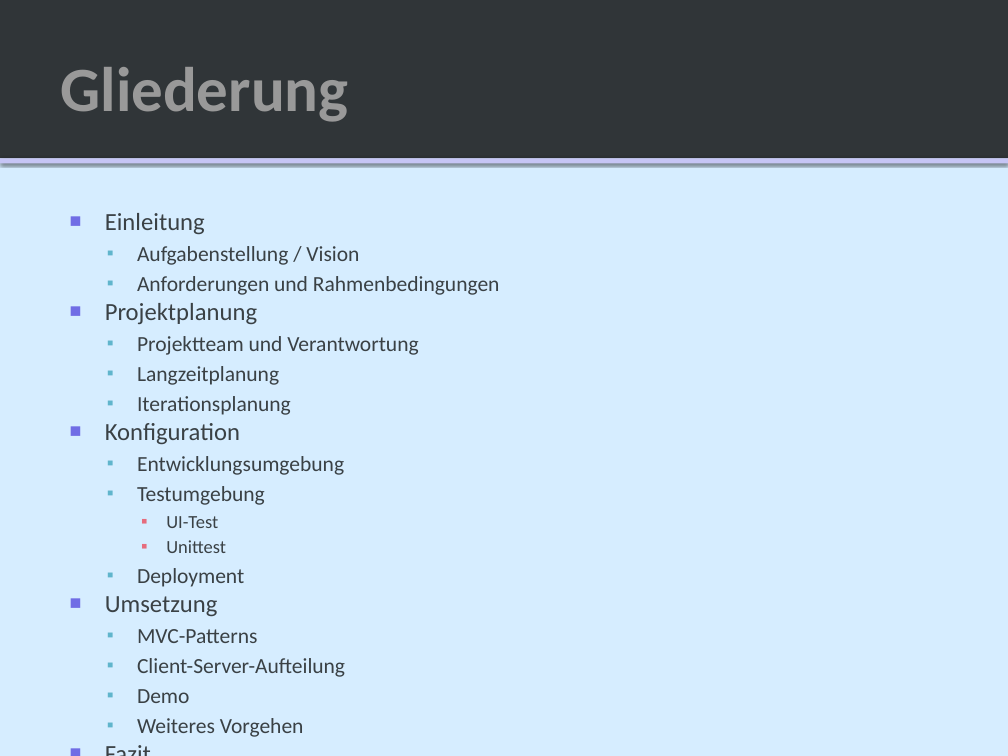
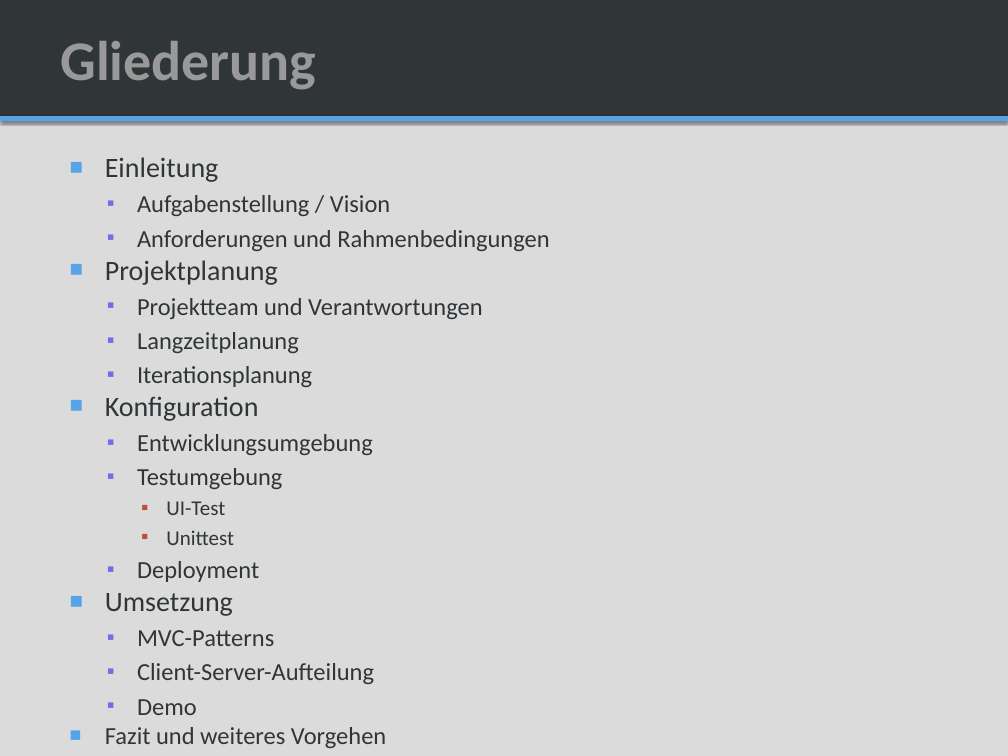
Before and after one commit to SAS-Systems/Unveiled-Documentation, a slide deck: slide 3 of Unveiled_MidtermPresentation.pptx (slide 2 before the commit). Drawn at 1008x756 pixels with LibreOffice and Linux fonts; fonts in the diff are those of the drawing; background and template pictures are left out. Boxes give left, top, right and bottom in pixels: in the first picture for what was removed or moved away, otherwise in the second. Text is boxed around its words. In the diff, an @@ line names an element or a change of style, - is before the commit and + after.

Commit message:
changed master layout and created example slides & also apportionment of the slides

```diff
--- a/Unveiled_MidtermPresentation.pptx
+++ b/Unveiled_MidtermPresentation.pptx
@@ background #D6EDFF to #DBDBDB @@
@@ rectangle: place and size @@
-rectangle at box(0, 0, 1008, 158)
+rectangle at box(0, 0, 1008, 116)
@@ title "Gliederung": place and size @@
-title "Gliederung" at box(60, 67, 348, 122)
+title "Gliederung" at box(60, 41, 316, 90)
@@ title "Gliederung" at box(60, 41, 316, 90): size 45 to 40 pt @@
@@ rectangle: place and size @@
-rectangle at box(0, 158, 1008, 163)
+rectangle at box(0, 116, 1008, 121)
@@ rectangle at box(0, 116, 1008, 121): fill #C6C5F5 to #57A3E8 @@
@@ text "Einleitung": place and size @@
-text "Einleitung" at box(105, 213, 500, 737)
+text "Einleitung" at box(105, 157, 549, 748)
@@ text at box(105, 157, 549, 715): size 17.6 to 20 pt in "Einleitung", "Projektplanung", "Konfiguration", "Umsetzung"; text colour #3A4145 to #303538 in "Einleitung", "Aufgabenstellung / Vision", "Anforderungen und Rahmenbedingungen", "Projektplanung" and 12 more places; size 15.4 to 17.5 pt in "Aufgabenstellung / Vision", "Anforderungen und Rahmenbedingungen", "Langzeitplanung", "Iterationsplanung" and 6 more places; size 13.2 to 15 pt in "UI-Test", "Unittest"; bullet colour #706DE5 to #57A3E8; bullet colour #60B5CC to #706DE5; bullet colour #E66C7D to #BD4F3C @@
@@ text at box(137, 298, 482, 319): text changed; size 15.4 to 17.5 pt; text colour #3A4145 to #303538 @@
-  ▪ Projektteam und Verantwortung
+  ▪ Projektteam und Verantwortungen
@@ text at box(105, 727, 386, 748): text changed; size 15.4 to 17.5 pt; text colour #3A4145 to #303538 @@
-  ▪ Weiteres Vorgehen
-■ Fazit
+  ■ Fazit und weiteres Vorgehen
```
Also in this commit, not shown: 1 other slide changed, 12 slides added, 2 slides removed.
